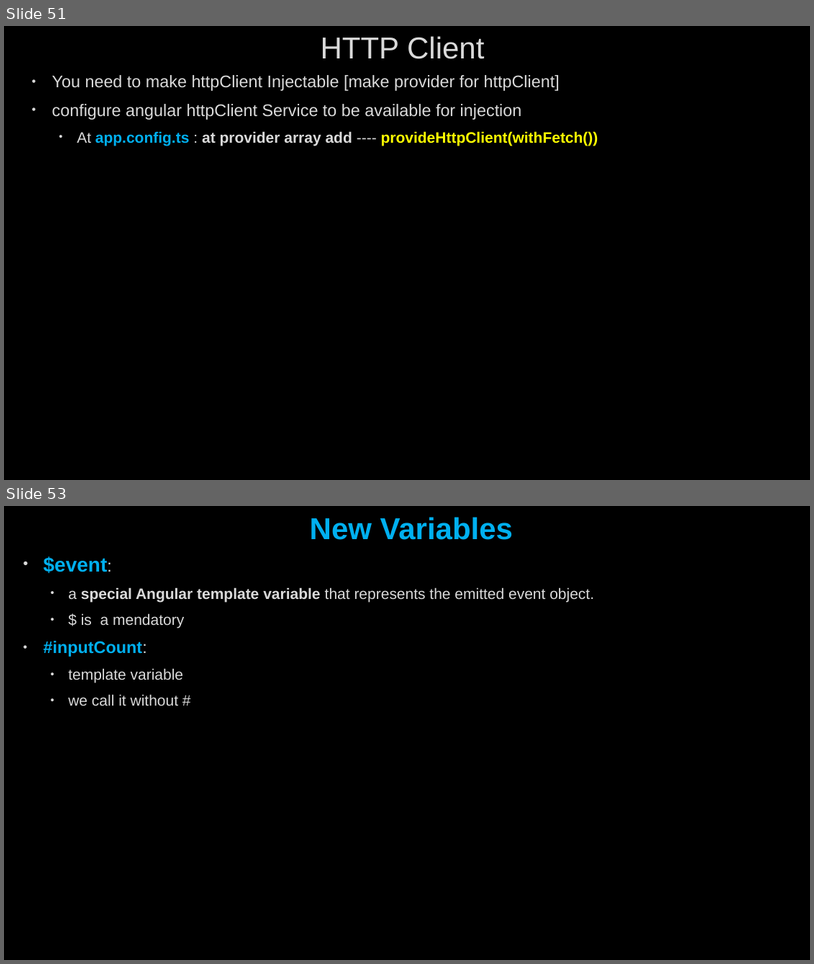
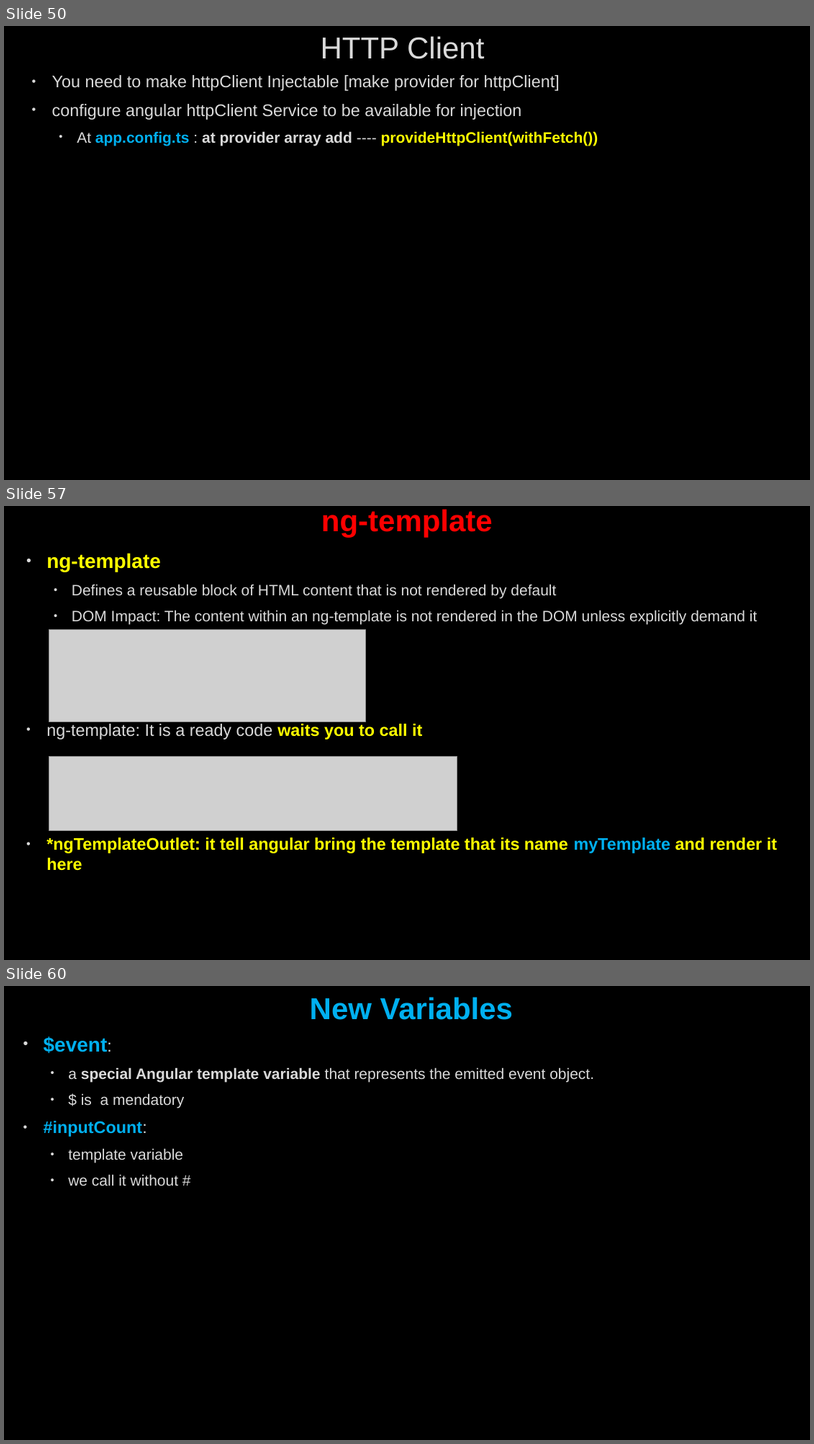
Before and after one commit to AhmedMohamedSamir1/Summary, a slide deck: Angular & type script/Angular.pptx. Shown one above the other, each under a label of ours: slides 51 and 53 before the commit, slides 50, 57 and 60 after it; the slides between them are not shown. The pictures are 814x964 and 814x1444 pixels, drawn with LibreOffice and Linux fonts; fonts in the diff are those of the drawing; grey boxes stand for pictures; background and template pictures are left out. Boxes give left, top, right and bottom in pixels: in the first picture for what was removed or moved away, otherwise in the second. Text is boxed around its words. In the diff, an @@ line names an element or a change of style, - is before the commit and + after.

```diff
--- a/Angular & type script/Angular.pptx
+++ b/Angular & type script/Angular.pptx
@@ slide 57 added at (4, 506, 810, 960), background picture (left out) @@
@@ title added at (322, 509, 493, 538), 36 pt, text #FF0000, bold @@
+ng-template
@@ text added at (46, 553, 777, 870), 18 pt, text #DADADA @@
+• ng-template
+  • Defines a reusable block of HTML content that is not rendered by default
+  • DOM Impact: The content within an ng-template is not rendered in the DOM unless explicitly demand it
+• ng-template: It is a ready code waits you to call it
+• *ngTemplateOutlet: it tell angular bring the template that its name myTemplate and render it here
@@ picture added at (49, 629, 365, 722) @@
@@ picture added at (49, 756, 457, 830) @@
@@ what was slide 51 is now slide 50 @@
@@ what was slide 53 is now slide 60 @@
```
Also in this commit, not shown: 9 slides changed, 20 other slides added, 8 slides removed, 11 other files.
